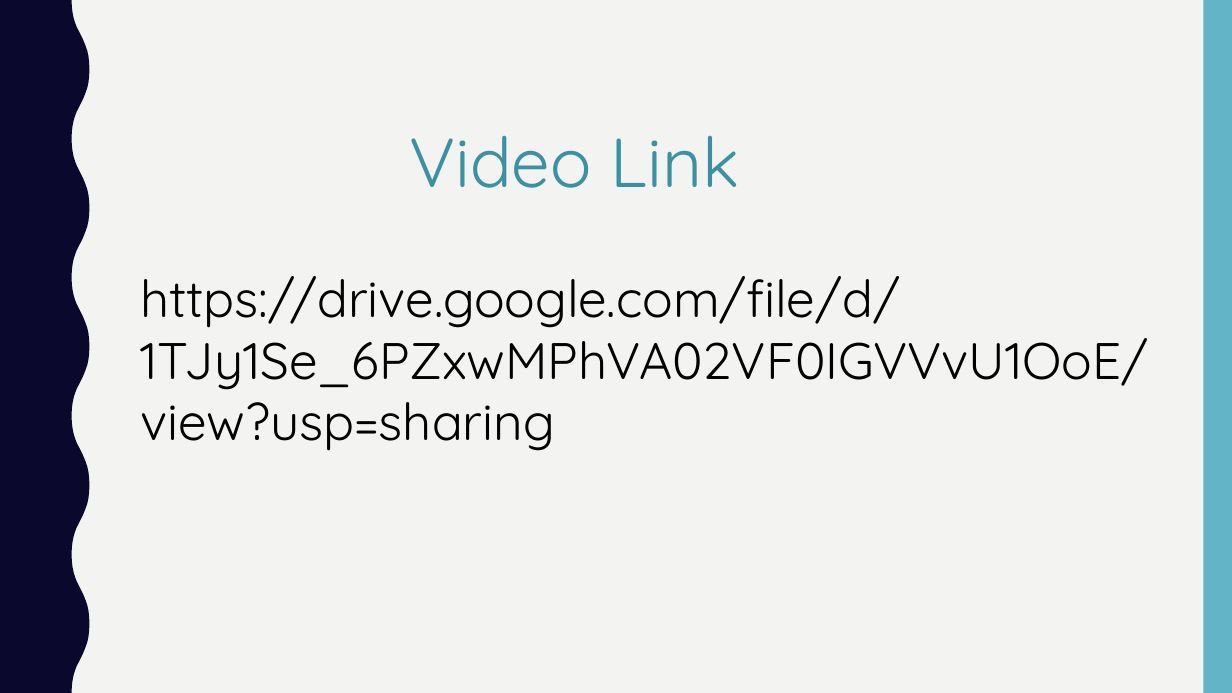
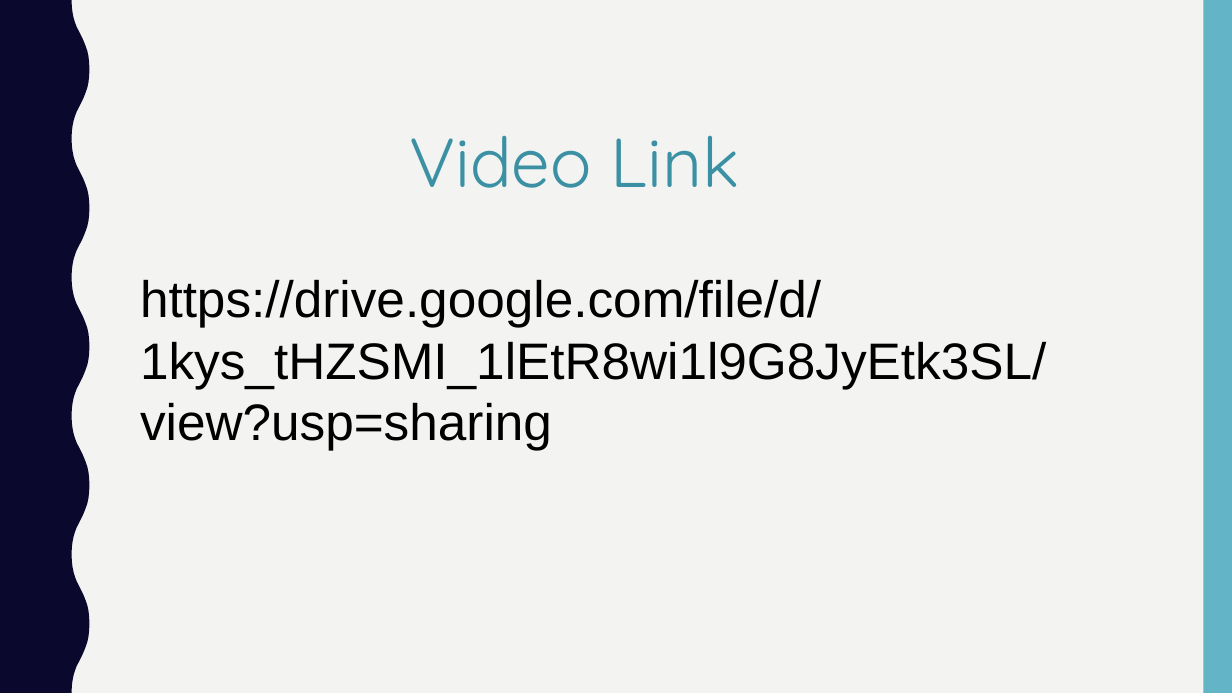
Before and after one commit to Chitkara-University-2020/CIS-ChitkaraUniversity, a slide deck: slide 18 of pippo/pippo/pippo.pptx. Drawn at 1232x693 pixels with LibreOffice and Linux fonts; fonts in the diff are those of the drawing. Boxes give left, top, right and bottom in pixels: in the first picture for what was removed or moved away, otherwise in the second. Text is boxed around its words. In the diff, an @@ line names an element or a change of style, - is before the commit and + after.

```diff
--- a/pippo/pippo/pippo.pptx
+++ b/pippo/pippo/pippo.pptx
@@ text at [140,279,1046,450]: text changed; font Quicksand to Arial @@
-https://drive.google.com/file/d/1TJy1Se_6PZxwMPhVA02VF0IGVVvU1OoE/view?usp=sharing
+https://drive.google.com/file/d/1kys_tHZSMI_1lEtR8wi1l9G8JyEtk3SL/view?usp=sharing
```
Also in this commit, not shown: 1 other file.
